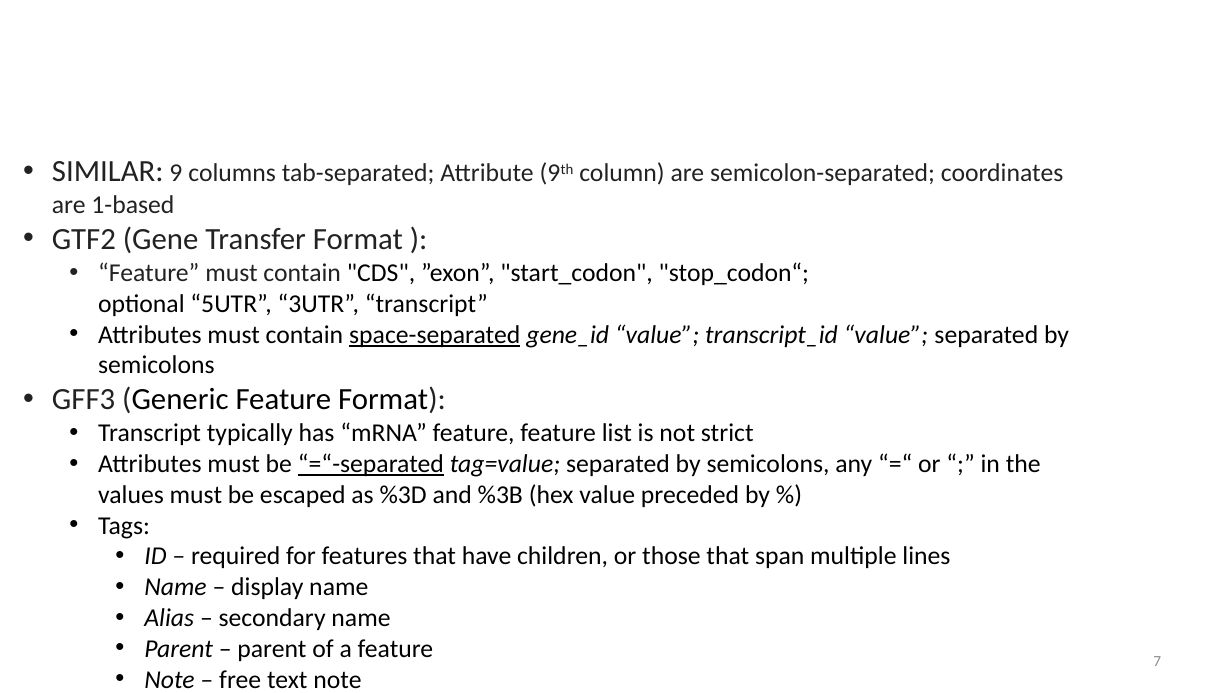
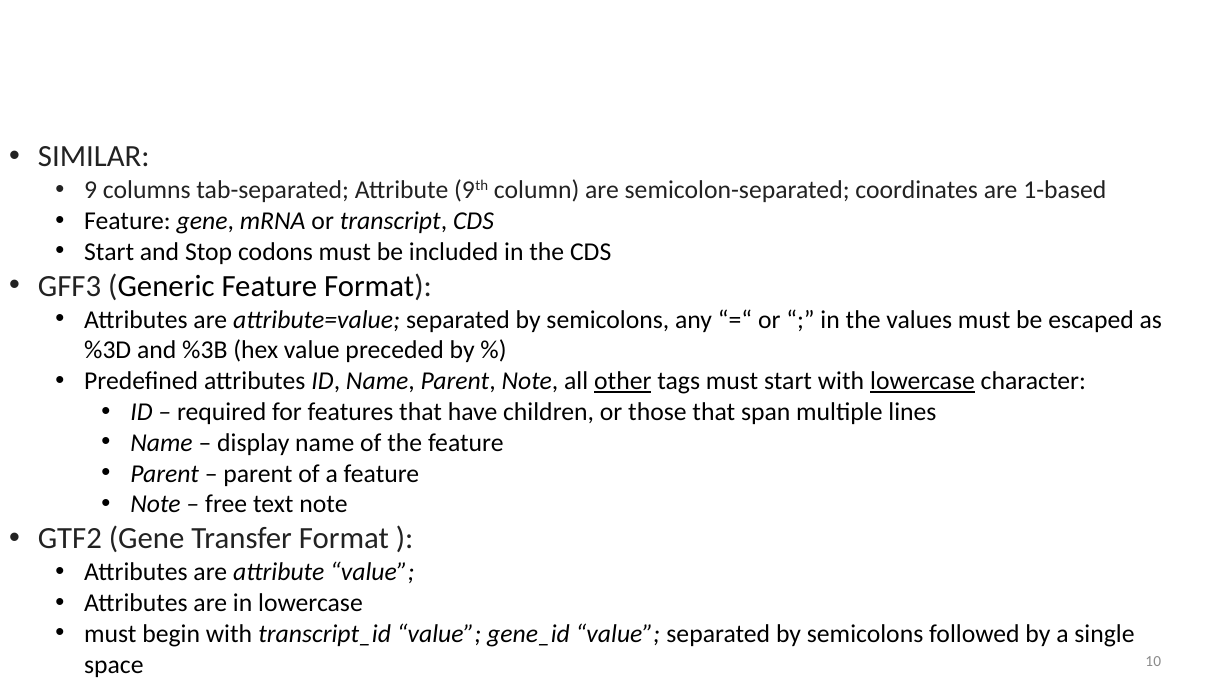
Before and after one commit to alekseyzimin/BME-Algorithms-for-Analysis-of-Genomic-Data, a slide deck: slide 10 of Lectures/Week 9 -- Transcript sequencing and Assembly.pptx (slide 7 before the commit). Drawn at 1232x693 pixels with LibreOffice and Linux fonts; fonts in the diff are those of the drawing; background and template pictures are left out. Boxes give left, top, right and bottom in pixels: in the first picture for what was removed or moved away, otherwise in the second. Text is boxed around its words. In the diff, an @@ line names an element or a change of style, - is before the commit and + after.

```diff
--- a/Lectures/Week 9 -- Transcript sequencing and Assembly.pptx
+++ b/Lectures/Week 9 -- Transcript sequencing and Assembly.pptx
@@ text "SIMILAR:": place and size @@
-text "SIMILAR:" at <box>52,161,1069,688</box>
+text "SIMILAR:" at <box>38,146,1162,677</box>
@@ text at <box>38,146,1106,264</box>: text changed; text colour #000000 to #222222 @@
-• SIMILAR: 9 columns tab-separated; Attribute (9th column) are semicolon-separated; coordinates are 1-based
-• GTF2 (Gene Transfer Format ):
-  • “Feature” must contain "CDS", ”exon”, "start_codon", "stop_codon“;
-    optional “5UTR”, “3UTR”, “transcript”
-  • Attributes must contain space-separated gene_id “value”; transcript_id “value”; separated by semicolons
+• SIMILAR:
+  • 9 columns tab-separated; Attribute (9th column) are semicolon-separated; coordinates are 1-based
+  • Feature: gene, mRNA or transcript, CDS
+  • Start and Stop codons must be included in the CDS
@@ text at <box>84,310,1162,394</box>: text changed @@
-  • Transcript typically has “mRNA” feature, feature list is not strict
-  • Attributes must be “=“-separated tag=value; separated by semicolons, any “=“ or “;” in the values must be escaped as %3D and %3B (hex value preceded by %)
-  • Tags:
+  • Attributes are attribute=value; separated by semicolons, any “=“ or “;” in the values must be escaped as %3D and %3B (hex value preceded by %)
+  • Predefined attributes ID, Name, Parent, Note, all other tags must start with lowercase character:
@@ text at <box>130,433,504,455</box>: text changed @@
-    • Name – display name
-    • Alias – secondary name
+    • Name – display name of the feature
@@ text at <box>38,525,1134,677</box>: paragraphs added @@
+• GTF2 (Gene Transfer Format ):
+  • Attributes are attribute “value”;
+  • Attributes are in lowercase
+  • must begin with transcript_id “value”; gene_id “value”; separated by semicolons followed by a single space
@@ page number at <box>1145,656,1161,666</box>: text changed @@
-7
+10
```
Also in this commit, not shown: 3 other slides changed, 4 slides added.
